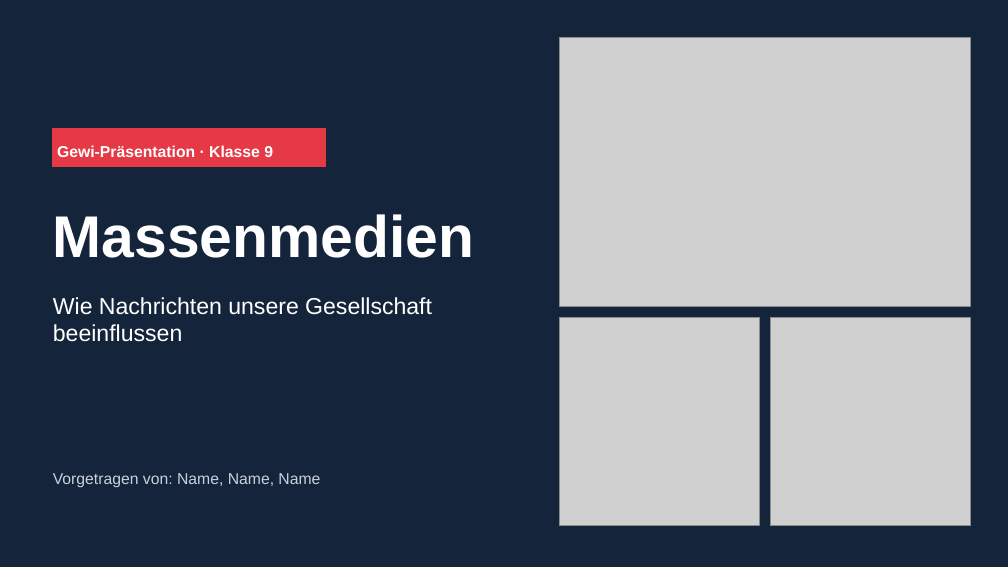
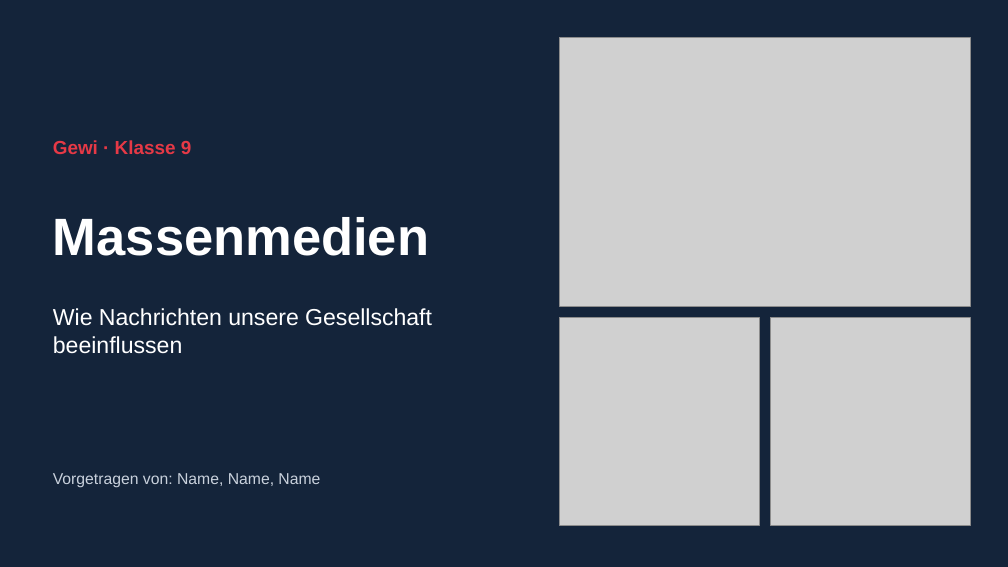
Before and after one commit to kewinngatcheu-cpu/UrbanIQ, a slide deck: slide 1 of Gewi_Massenmedien/Gewi_Praesentation_Massenmedien.pptx. Drawn at 1008x567 pixels with LibreOffice and Linux fonts; fonts in the diff are those of the drawing; grey boxes stand for pictures. Boxes give left, top, right and bottom in pixels: in the first picture for what was removed or moved away, otherwise in the second. Text is boxed around its words. In the diff, an @@ line names an element or a change of style, - is before the commit and + after.

```diff
--- a/Gewi_Massenmedien/Gewi_Praesentation_Massenmedien.pptx
+++ b/Gewi_Massenmedien/Gewi_Praesentation_Massenmedien.pptx
@@ text at box(53, 140, 192, 154): text changed; size 15 to 18 pt; text colour #FFFFFF to #E63946 @@
-Gewi-Präsentation · Klasse 9
+Gewi · Klasse 9
@@ text "Gewi · Klasse 9": place and size @@
-text "Gewi · Klasse 9" at box(53, 129, 325, 166)
+text "Gewi · Klasse 9" at box(53, 140, 192, 154)
@@ text "Gewi · Klasse 9" at box(53, 140, 192, 154): vertical alignment middle to top; fill #E63946 to none; outline #E63946 0.75 pt to none @@
@@ text "Massenmedien" at box(53, 217, 429, 256): size 56 to 50 pt @@
@@ text "Wie Nachrichten unsere Gesellschaft beeinflussen": place and size @@
-text "Wie Nachrichten unsere Gesellschaft beeinflussen" at box(53, 297, 432, 342)
+text "Wie Nachrichten unsere Gesellschaft beeinflussen" at box(53, 308, 432, 354)
```
Also in this commit, not shown: 5 other slides changed.
